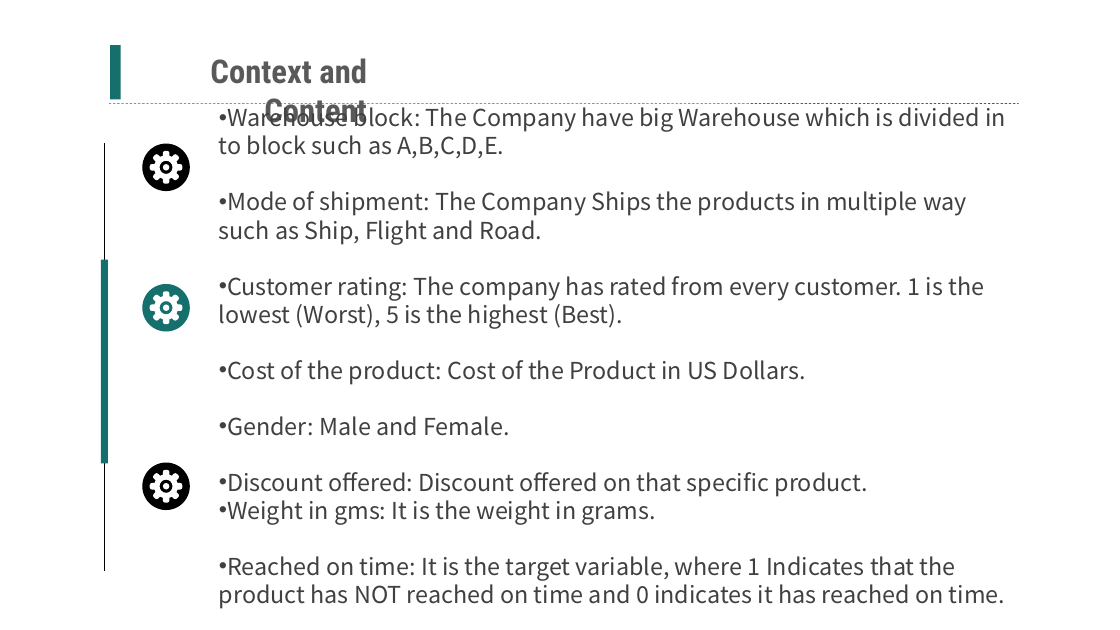
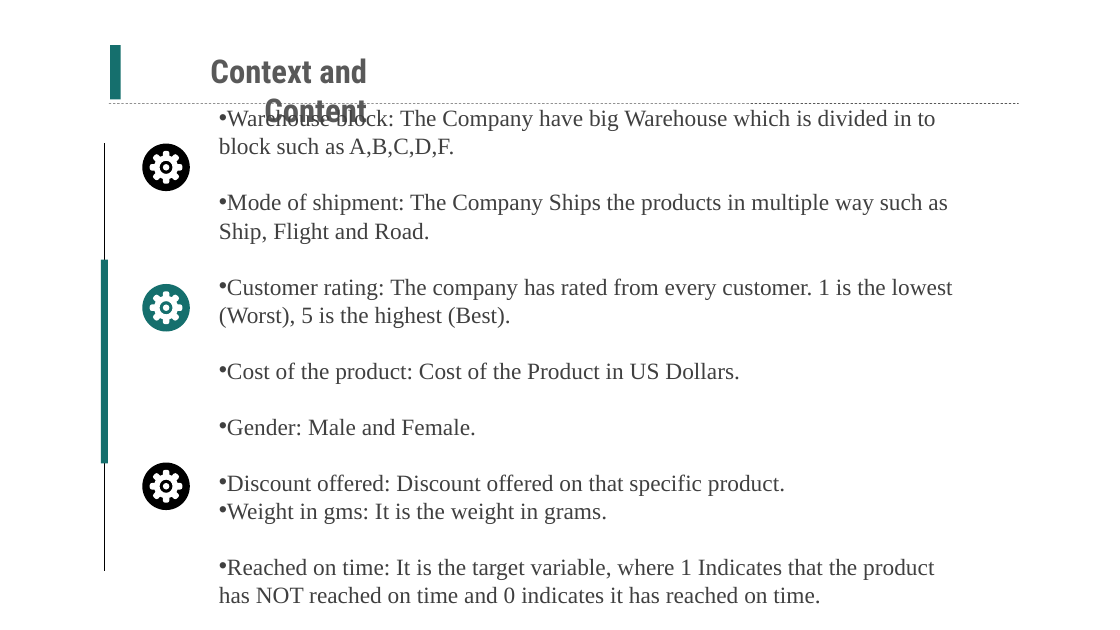
Before and after one commit to ChengQiukai/Team4_final_project, a slide deck: slide 4 of team-4.pptx. Drawn at 1120x630 pixels with LibreOffice and Linux fonts; fonts in the diff are those of the drawing. Boxes give left, top, right and bottom in pixels: in the first picture for what was removed or moved away, otherwise in the second. Text is boxed around its words. In the diff, an @@ line names an element or a change of style, - is before the commit and + after.

```diff
--- a/team-4.pptx
+++ b/team-4.pptx
@@ text at [219,108,936,158]: text changed; font Noto Sans CJK SC to Times New Roman @@
-• Warehouse block: The Company have big Warehouse which is divided in to block such as A,B,C,D,E.
+• Warehouse block: The Company have big Warehouse which is divided in to block such as A,B,C,D,F.
@@ text at [219,193,953,604]: font Noto Sans CJK SC to Times New Roman in "Mode of shipment: The Company Ships the ...", "Customer rating: The company has rated from ...", "Cost of the product: Cost of the ...", "Gender: Male and Female." and 3 more places @@
```
Also in this commit, not shown: 1 other slide changed, 5 slides added, 2 other files.
